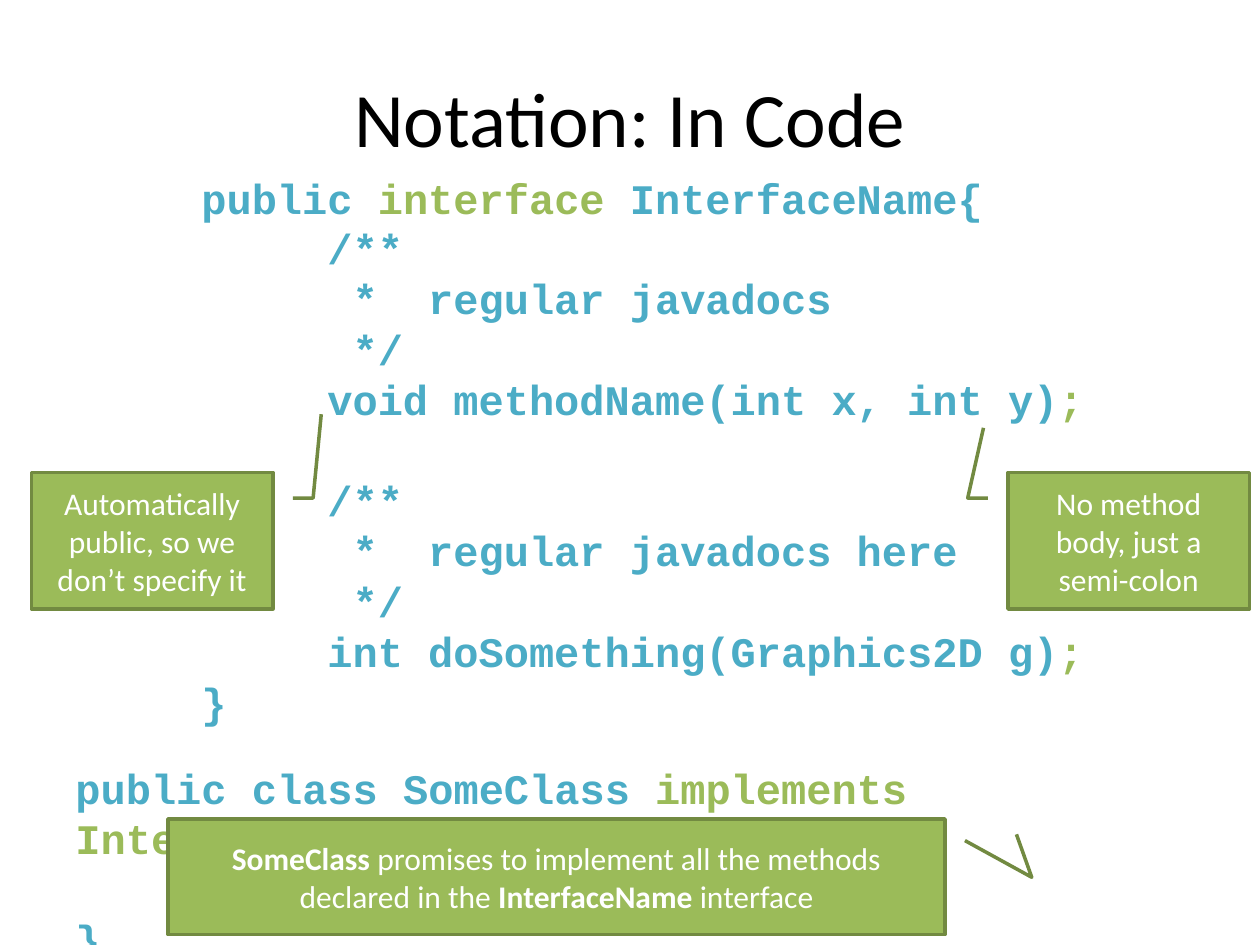
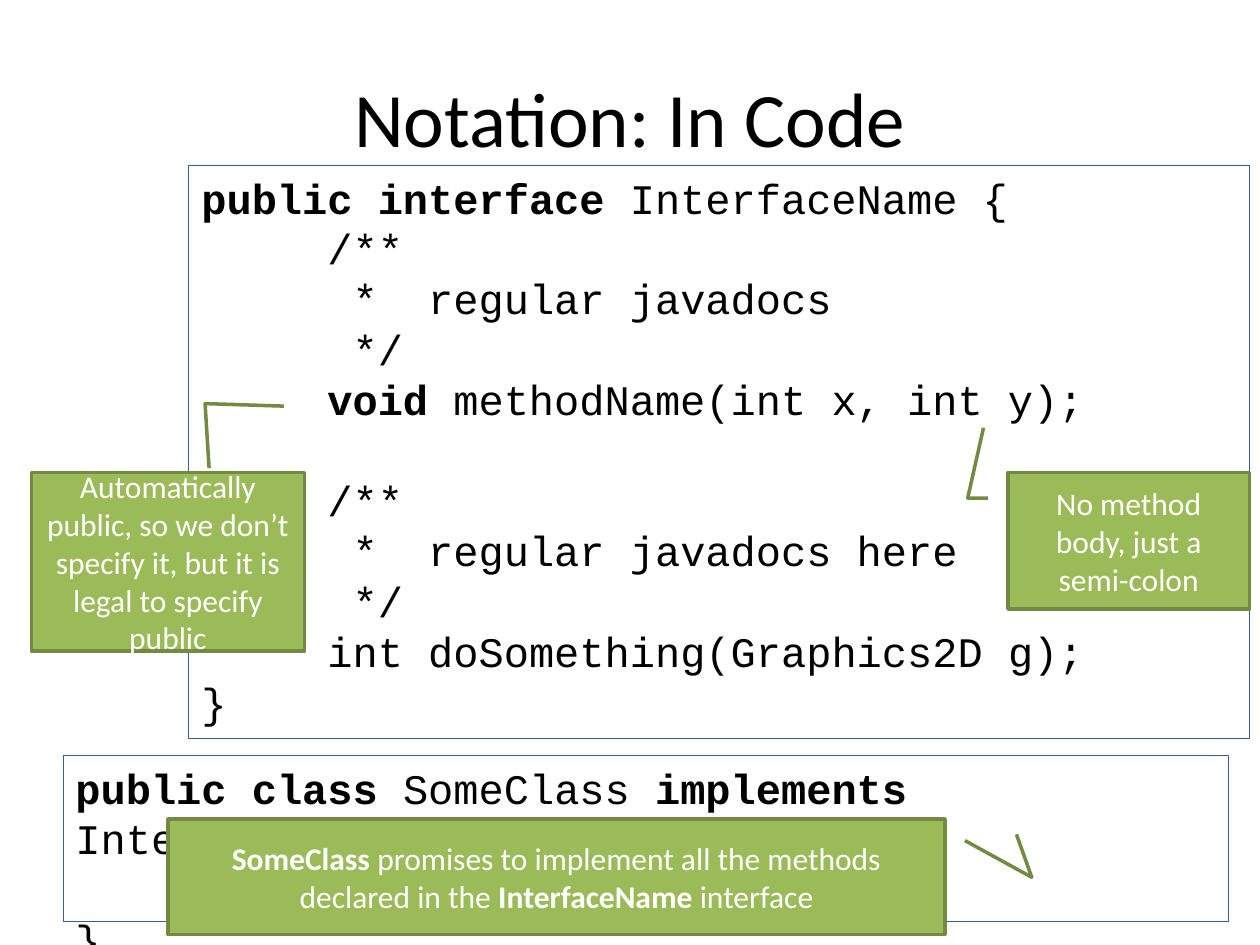
Before and after one commit to RHIT-CSSE/csse220, a slide deck: slide 5 of ClassMaterials/Interfaces/Slides/Interfaces.pptx. Drawn at 1260x945 pixels with LibreOffice and Linux fonts; fonts in the diff are those of the drawing. Boxes give left, top, right and bottom in pixels: in the first picture for what was removed or moved away, otherwise in the second. Text is boxed around its words. In the diff, an @@ line names an element or a change of style, - is before the commit and + after.

```diff
--- a/ClassMaterials/Interfaces/Slides/Interfaces.pptx
+++ b/ClassMaterials/Interfaces/Slides/Interfaces.pptx
@@ rectangle "public interface InterfaceName {": place and size @@
-rectangle "public interface InterfaceName {" at (201, 183, 1083, 676)
+rectangle "public interface InterfaceName {" at (189, 166, 1250, 740)
@@ rectangle "public interface InterfaceName {" at (189, 166, 1250, 740): outline none to #3A5F8C 0.75 pt @@
@@ text in rectangle at (201, 183, 958, 223): text changed; text colour #4BACC6 to #000000 @@
-public interface InterfaceName{
+public interface InterfaceName {
@@ text in rectangle at (327, 284, 1084, 676): text colour #4BACC6 to #000000 in "/**", "* regular javadocs", "*/", "void methodName(int x, int y);" and 5 more places; bold off in "/**", "* regular javadocs", "*/", "methodName(int x, int y);" and 5 more places; text colour #9BBB59 to #000000 in "y);", "g);" @@
@@ border callout "Automatically public, so we don’t ...": place and size @@
-border callout "Automatically public, so we don’t ..." at (32, 472, 273, 609)
+border callout "Automatically public, so we don’t ..." at (32, 472, 305, 651)
@@ border callout "Automatically public, so we don’t ..." at (32, 472, 305, 651): proportions changed @@
@@ text in border callout at (47, 472, 288, 657): text changed @@
-Automatically public, so we don’t specify it
+Automatically public, so we don’t specify it, but it is legal to specify public
@@ rectangle "public class SomeClass implements InterfaceName ...": place and size @@
-rectangle "public class SomeClass implements InterfaceName ..." at (75, 773, 907, 867)
+rectangle "public class SomeClass implements InterfaceName ..." at (63, 756, 1228, 921)
@@ rectangle "public class SomeClass implements InterfaceName ..." at (63, 756, 1228, 921): text colour #4BACC6 to #000000 in "public class SomeClass { … }"; text colour #9BBB59 to #000000 in "implements InterfaceName"; bold off in "SomeClass InterfaceName { … }"; outline none to #3A5F8C 0.75 pt @@
```
Also in this commit, not shown: 19 other slides changed, 4 slides added, 3 slides removed.
